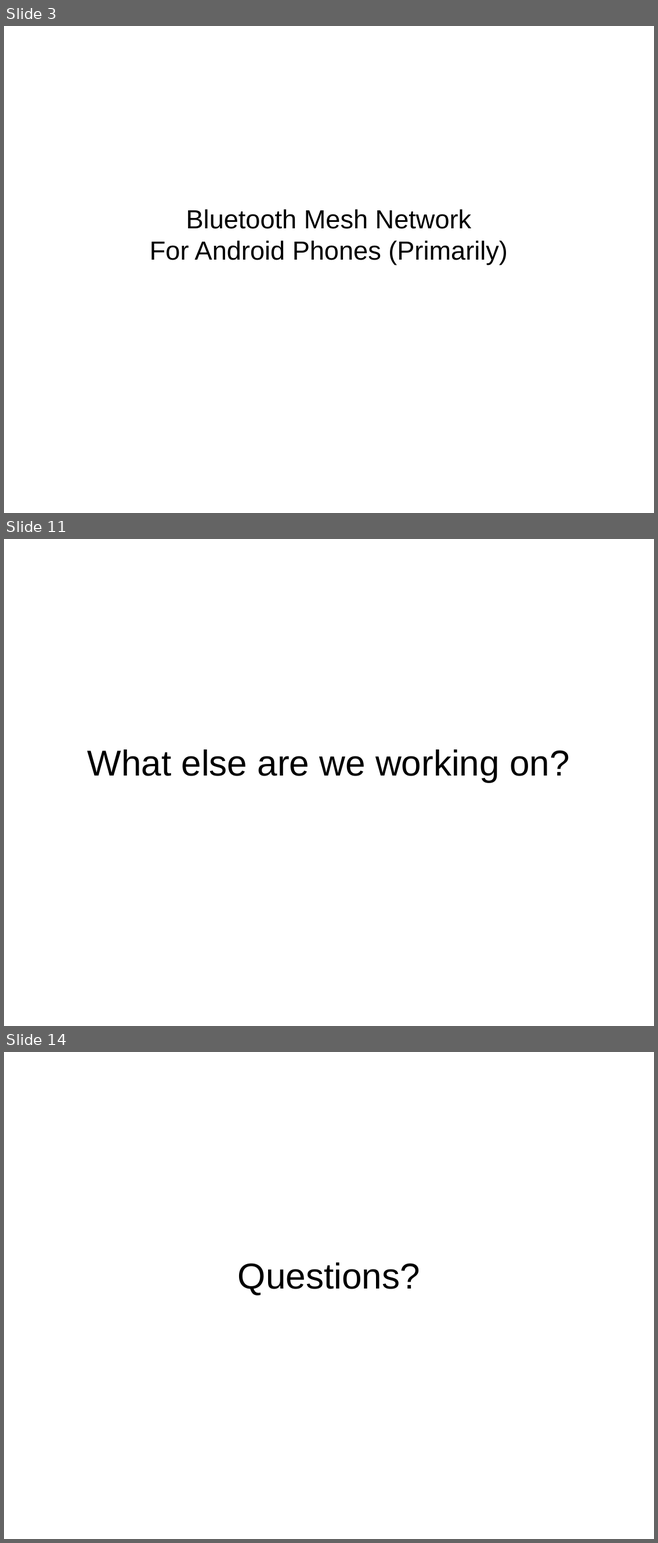
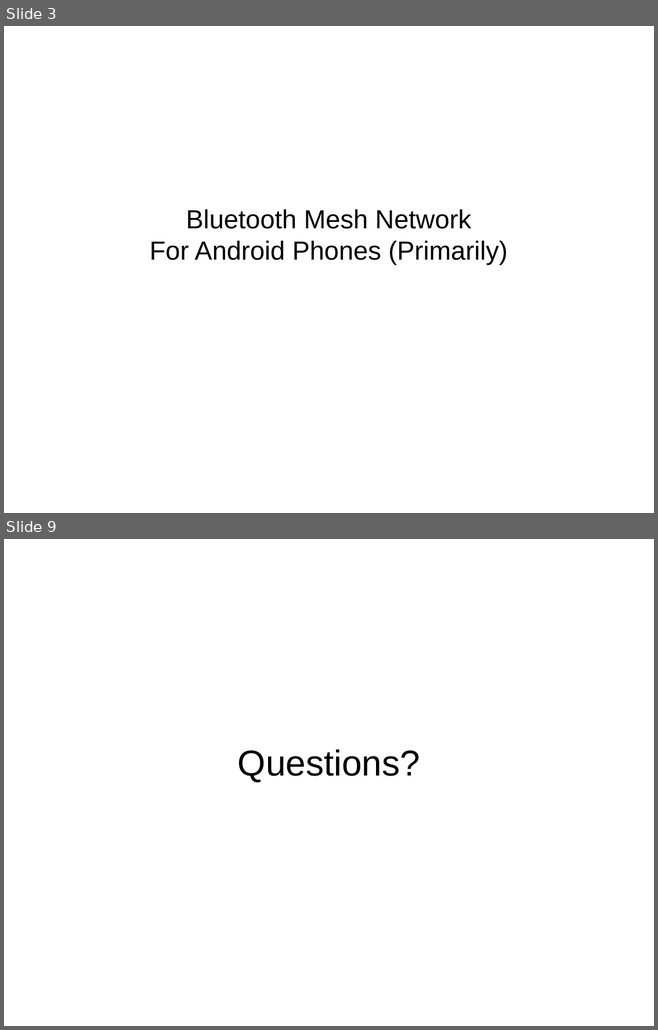
Before and after one commit to schnej7/Blue-Mesh, a slide deck: Presentations/RCOS_Presentation_2-5-2013.odp. Shown one above the other, each under a label of ours: slides 3, 11 and 14 before the commit, slides 3 and 9 after it; the slides between them are not shown. The pictures are 658x1543 and 658x1030 pixels, drawn with LibreOffice and Linux fonts; fonts in the diff are those of the drawing. Boxes give left, top, right and bottom in pixels: in the first picture for what was removed or moved away, otherwise in the second. Text is boxed around its words. In the diff, an @@ line names an element or a change of style, - is before the commit and + after.

```diff
--- a/Presentations/RCOS_Presentation_2-5-2013.odp
+++ b/Presentations/RCOS_Presentation_2-5-2013.odp
@@ slide 11 removed at (4,539,654,1026), background #FFFFFF @@
@@ title removed at (88,750,570,782) @@
-What else are we working on?
@@ what was slide 14 is now slide 9 @@
```
Also in this commit, not shown: 5 slides added, 9 other slides removed.
